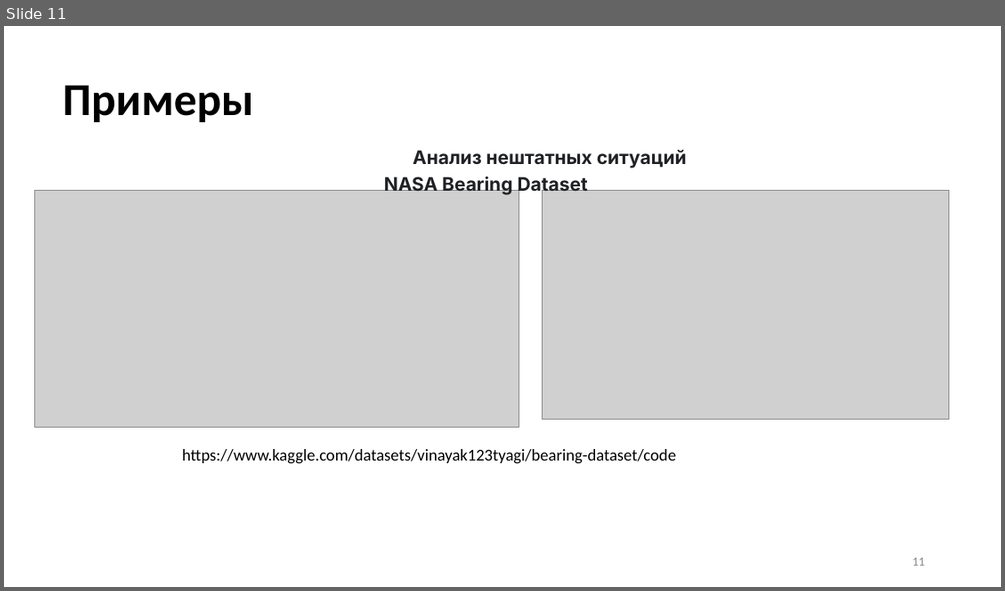
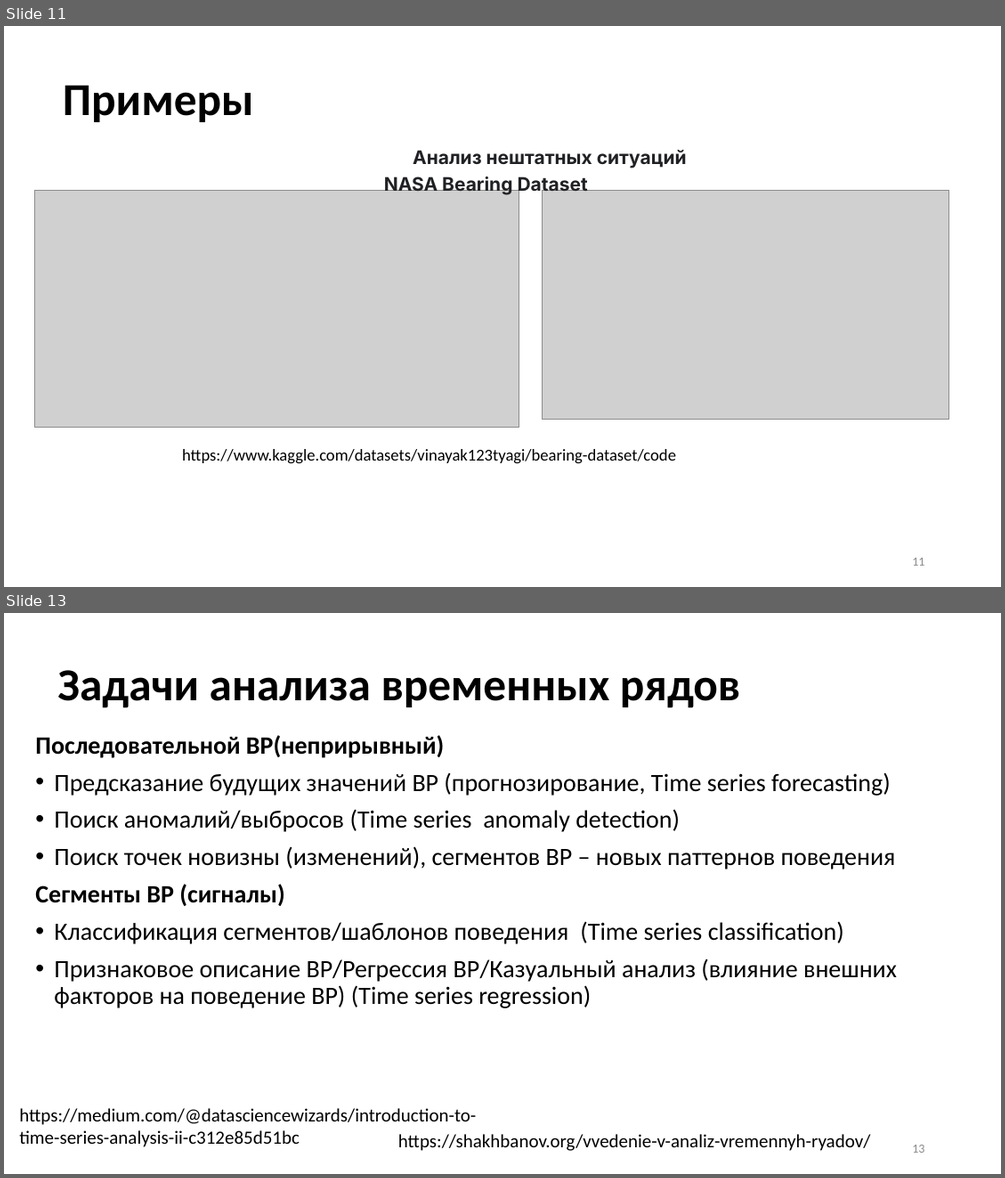
Before and after one commit to MVRonkin/TimeSeriesCourse, a slide deck: Last/LEC/01-1_Intro.pptx. Shown one above the other, each under a label of ours: slide 11 before the commit, slides 11 and 13 after it; the slides between them are not shown. The pictures are 1005x591 and 1005x1178 pixels, drawn with LibreOffice and Linux fonts; fonts in the diff are those of the drawing; grey boxes stand for pictures. Boxes give left, top, right and bottom in pixels: in the first picture for what was removed or moved away, otherwise in the second. Text is boxed around its words. In the diff, an @@ line names an element or a change of style, - is before the commit and + after.

```diff
--- a/Last/LEC/01-1_Intro.pptx
+++ b/Last/LEC/01-1_Intro.pptx
@@ slide 13 added at box(4, 613, 1001, 1174), background #FFFFFF @@
@@ title added at box(57, 670, 740, 708), 44 pt, text #000000, bold @@
+Задачи анализа временных рядов
@@ text added at box(35, 735, 897, 1008), 24 pt, text #000000 @@
+Последовательной ВР(неприрывный)
+• Предсказание будущих значений ВР (прогнозирование, Time series forecasting)
+• Поиск аномалий/выбросов (Time series anomaly detection)
+• Поиск точек новизны (изменений), сегментов ВР – новых паттернов поведения
+Сегменты ВР (сигналы)
+• Классификация сегментов/шаблонов поведения (Time series classification)
+• Признаковое описание ВР/Регрессия ВР/Казуальный анализ (влияние внешних факторов на поведение ВР) (Time series regression)
@@ text added at box(19, 1108, 476, 1147), 18 pt, text #000000 @@
+https://medium.com/@datasciencewizards/introduction-to-time-series-analysis-ii-c312e85d51bc
@@ text added at box(398, 1134, 870, 1151), 18 pt, text #000000 @@
+https://shakhbanov.org/vvedenie-v-analiz-vremennyh-ryadov/
@@ page number added at box(912, 1144, 924, 1152), 12 pt, text #8C8C8C @@
+13
```
Also in this commit, not shown: 1 slide changed, 6 other slides added, 8 slides removed, 13 other files.
